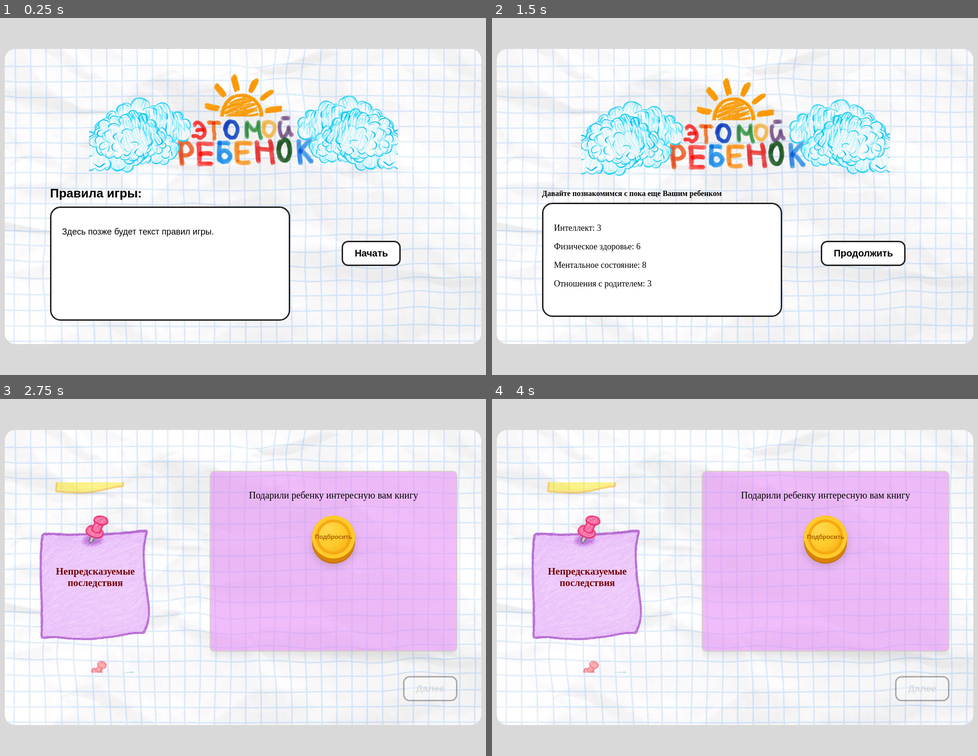
Above: before the commit, frames 1-4 (two rows, left to right).
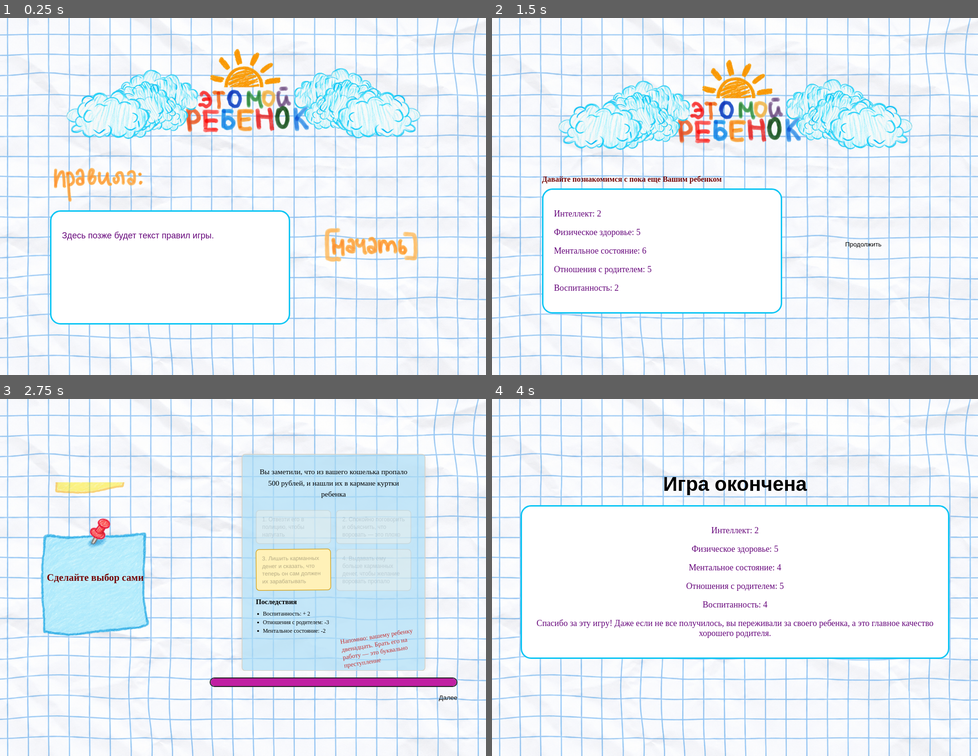
Above: after the commit, the same moments.

Repository: petmila/game_this_is_our_child
Game: browser game, page index.html
The game is run twice, just before and just after one commit, with the same random seed, the same clock (stepped at 60 frames per second) and the same inputs.
Inputs (mouse positions are in pixels of both pictures, inside the frame that each line leads up to; where the layout moved, square brackets give the same spot in the first picture):
- Up to frame 1 (0.25 s): no input
- Up to frame 2 (1.5 s): click (861, 242) [861, 253] at 1.27 s
- Up to frame 3 (2.75 s): click "Продолжить" at 1.87 s; click "Далее" at 2.02 s; click (281, 598) at 2.47 s, where only the run after the commit has a clickable "3. Лишить карманных денег и с…"
- Up to frame 4 (4 s): click (939, 698) at 3.07 s, where only the run after the commit has a clickable "Далее"

The runs differ from the first frame. In frame 1, 44% of the frame differs, in the area x 0-100%, y 0-100%; in frame 2, 43%; in frame 3, 66%; in frame 4, 63%.

Commit message:
new layout: images as buttons, progress-bar

Diff:
--- a/css/styles_mobile.css
+++ b/css/styles_mobile.css
@@ -34,10 +34,12 @@
   --background-page: #d9d9d9;
   --background-game: #f5f5f5;
 
-  --color-influence: #f9f26f;
+  --color-influence: #f9f26fb0;
   --color-situation: #acddf6ad;
   --color-choice: #e68ef794;
-  --color-change-stat: #92df9e;
+  --color-change-stat: #92df9ea8;
+
+  --color-progress:#c01fa2;
 
   --transition-speed: 0.6s;
 }
@@ -65,19 +67,27 @@
   display: flex;
   align-items: center;
   justify-content: center;
-  background: var(--background-page);
+  /* background: var(--background-page); */
+
+  background-image: url("../images/bg.PNG");
+  background-size: cover;
+  background-position: center;
+  background-repeat: no-repeat;
 }
 
 #app {
   width: min(var(--game-width), 95vw);
   height: min(var(--game-height), 92vh);
   /* background: var(--background-game); */
-  background-image: url("../images/bg.png");
-  background-size: cover;
+  background: transparent;
+  /* background-size: cover;
   background-position: center;
   background-repeat: no-repeat;
   overflow: hidden;
-  border-radius: var(--border-radius);
+  border-radius: var(--border-radius); */
+
+  overflow: hidden;
+  border-radius: 0;
 }
 
 .screen {
@@ -103,7 +113,7 @@
   flex-direction: column;
   align-items: center;
   justify-content: center;
-  padding: var(--panel-padding);
+  padding: 0 var(--panel-padding) var(--panel-padding) var(--panel-padding);
 }
 
 .start-screen__main,
@@ -133,7 +143,7 @@
 
 .game-title-image {
   display: block;
-  width: min(650px, 90%);
+  width: min(750px, 90%);
   height: auto;
   margin: 0 auto 25px;
 }
@@ -151,26 +161,33 @@
   }
 }
 
-.rules-block h2 {
+/* .rules-block h2 {
   margin: 0 0 12px;
   font-family: "Rampart One", sans-serif;
   font-size: var(--subtitle-font-size);
+} */
+
+.rules-block img {
+  margin: 0 0 12px;
+  width: 200px;
 }
 
 .stats-block h2 {
   margin: 0 0 10px;
   font-family: "Playpen Sans", cursive;
   font-size: var(--subtitle-font-size)-2;
+  color: rgb(115, 5, 5);
 }
 
 .rules-box,
 .stats-box {
   min-height: 240px;
   padding: 22px;
-  border: 3px solid #222;
+  border: 3px solid #0bc5f4;
   border-radius: var(--border-radius);
   background: white;
   font-size: 18px;
+  color: #66067b;
 }
 
 .stats-box {
@@ -192,36 +209,42 @@
 ========================= */
 
 .main-button {
-  padding:
+  /* padding:
     var(--button-padding-y)
-    var(--button-padding-x);
-  border: 3px solid #222;
-  border-radius: 14px;
-  background: white;
-  font-size: var(--button-font-size);
+    var(--button-padding-x); */
+  /* border: 3px solid #222; */
+  /* border-radius: 14px; */
+  /* background: white; */
+  border: none;
+  background: transparent;
+  padding: 0;
+  cursor: pointer;
+  transition: transform 0.2s ease;
+  /* font-size: var(--button-font-size);
   font-weight: bold;
   font-family: "Rampart One", sans-serif;
   cursor: pointer;
   transition:
     transform 0.2s ease,
-    background-color 0.2s ease;
+    background-color 0.2s ease; */
+}
+.main-button img{
+    display: block;
+    width: 200px;
+    /* height: auto; */
 }
 
 .main-button:hover {
-  transform: scale(1.04);
-  font-family: "Rampart One", sans-serif;
-  background: #eeeeee;
+  transform: scale(1.10);
 }
 
 .main-button:active {
-  font-family: "Rampart One", sans-serif;
   transform: scale(0.98);
 }
 
 .main-button:disabled {
   opacity: 0.35;
   cursor: not-allowed;
-  font-family: "Rampart One", sans-serif;
   transform: none;
 }
 
@@ -365,6 +388,27 @@
   text-align: center;
   transform-origin: center center;
   font-family: "Playpen Sans", cursive;
+}
+
+.game-progress {
+  width: 100%;
+  height: 20px;
+  margin-top: 14px;
+  background: rgba(255, 255, 255, 0.65);
+  border: 2px solid #222;
+  border-radius: 999px;
+  overflow: hidden;
+  flex-shrink: 0;
+}
+
+
+.game-progress__fill {
+  width: 0%;
+  height: 100%;
+  background: var(--color-progress);
+  border-radius: inherit;
+  transition:
+    width var(--transition-speed) ease;
 }
 
 .current-type {
@@ -538,59 +582,31 @@
   opacity: 1;
 }
 
-.influence-effects,
-.choice-result,
-.situation-result,
-.change-stat-result {
+
+.influence-effects h3,
+.situation-result h3,
+.choice-result h3 {
+  font-size: 20px;
+  margin: 0 0 10px;
   text-align: left;
-}
-
-.influence-effects h3,
-.choice-result h3,
-.situation-result h3 {
-  margin: 0 0 10px;
-}
-
-.influence-effects h3,
-.situation-result h3 {
-  font-size: 20px;
-}
-
-.choice-result h3 {
-  font-size: 22px;
 }
 
 .influence-effects ul,
 .choice-result ul,
-.situation-result ul {
+.situation-result ul,
+.change-stat-result {
   margin: 0;
-  padding-left: 22px;
+  padding-left: 20px;
   line-height: 1.5;
-}
-
-.influence-effects ul,
-.choice-result ul {
-  font-size: 18px;
-}
-
-.situation-result ul {
-  font-size: 17px;
-}
-
+  text-align: left;
+}
+
+.situation-result,
+.change-stat-result,
 .choice-result {
   margin-top: 20px;
-}
-
-.situation-result,
-.change-stat-result {
-  margin-top: 24px;
-}
-
-.change-stat-result {
-  font-size: 17px;
-  line-height: 1.5;
-}
-
+  text-align: left;
+}
 
 /* =========================
    COMMENT FROM GUARDIANS
@@ -598,9 +614,9 @@
 
 .guardians-comment {
   position: absolute;
-  right: -10px;
-  bottom: 18px;
-  width: 220px;
+  right: 5px;
+  bottom: 20px;
+  width: 230px;
   color: #c62828;
   font-family: "Playpen Sans", cursive;
   font-size: 18px;
--- a/index.html
+++ b/index.html
@@ -10,7 +10,7 @@
   <title>Это мой ребёнок</title>
   <link rel="stylesheet" href="./css/styles_mobile.css">
 </head>
-<body>
+<body background="./images/bg.PNG">
   <main id="app">
     <section id="startScreen" class="screen">
       <div class="start-screen__content">
@@ -18,8 +18,8 @@
         <!-- <h1 class="game-title">Это мой ребёнок</h1> -->
         <div class="start-screen__main">
           <div class="rules-block">
-            <h2>Правила игры:</h2>
-
+            <!-- <h2>Правила игры:</h2> -->
+            <img src="./images/rules_button.PNG" alt="Правила игры:">
             <div class="rules-box">
               <p>
                 Здесь позже будет текст правил игры.
@@ -28,7 +28,9 @@
           </div>
 
           <div class="start-screen__actions">
-            <button id="startButton" class="main-button">Начать</button>
+            <button id="startButton" class="main-button">
+              <img src="./images/start_button.PNG" alt="Начать">
+            </button>
           </div>
         </div>
       </div>
@@ -45,6 +47,7 @@
               <p>Физическое здоровье: <span id="statPhysical"></span></p>
               <p>Ментальное состояние: <span id="statMental"></span></p>
               <p>Отношения с родителем: <span id="statRelationship"></span></p>
+              <p>Воспитанность: <span id="statBehavior"></span></p>
             </div>
           </div>
 
@@ -68,7 +71,9 @@
         <section class="content-panel">
           <div class="content-viewport">
             <div id="contentArea" class="content-area"></div>
-
+          </div>
+          <div class="game-progress">
+            <div id="progressFill" class="game-progress__fill"></div>
           </div>
           <button id="nextButton" class="main-button next-button">Далее</button>
         </section>
@@ -85,8 +90,10 @@
               <p>Физическое здоровье: <span id="statPhysicalFinal"></span></p>
               <p>Ментальное состояние: <span id="statMentalFinal"></span></p>
               <p>Отношения с родителем: <span id="statRelationshipFinal"></span></p>
+              <p>Воспитанность: <span id="statBehaviorFinal"></span></p>
+              <p>Спасибо за эту игру! Даже если не все получилось, вы переживали за своего ребенка, а это главное качество хорошего родителя.</p>
           </div>
-        </div>
+          </div>
       </div>
     </section>
   </main>
--- a/js/game.js
+++ b/js/game.js
@@ -64,57 +64,51 @@
    GAME DATA
 ========================= */
 
-// const blocks = [
-//   "influence",
-//   "situation",
-//   "choice",
-//   "change_stat",
-//   "influence",
-//   "choice",
-//   "situation",
-//   "change_stat"
-// ];
-
 const blocks = [
   "influence",
-  "choice",
-  "situation",
-  "influence",
-  "change_stat",
-  "choice",
-  "situation",
-  "change_stat",
-  "influence",
-  "situation",
-  "choice",
-  "change_stat",
-  "influence",
-  "situation",
-  "change_stat",
-  "situation",
-  "choice",
-  "influence",
-  "situation",
-  "influence",
-  "change_stat",
-  "choice",
-  "situation",
-  "choice",
-  "change_stat",
-  "influence",
-  "situation",
-  "choice",
-  "influence",
-  "change_stat",
-  "situation",
-  "choice",
-  "influence",
-  "choice",
-  "change_stat",
-  "situation",
-  "influence",
-  "choice"
+  "situation"
 ];
+
+// const blocks = [
+//   "influence",
+//   "choice",
+//   "situation",
+//   "influence",
+//   "change_stat",
+//   "choice",
+//   "situation",
+//   "change_stat",
+//   "influence",
+//   "situation",
+//   "choice",
+//   "change_stat",
+//   "influence",
+//   "situation",
+//   "change_stat",
+//   "situation",
+//   "choice",
+//   "influence",
+//   "situation",
+//   "influence",
+//   "change_stat",
+//   "choice",
+//   "situation",
+//   "choice",
+//   "change_stat",
+//   "influence",
+//   "situation",
+//   "choice",
+//   "influence",
+//   "change_stat",
+//   "situation",
+//   "choice",
+//   "influence",
+//   "choice",
+//   "change_stat",
+//   "situation",
+//   "influence",
+//   "choice"
+// ];
 
 const blockTypes = {
   "influence": "Влияние среды",
@@ -122,11 +116,20 @@
   "choice": "Непредсказуемые последствия",
   "change_stat": "Займитесь своим ребенком"
 }
+const statNamesDict = {
+  "И": "Интеллект",
+  "ФЗ": "Физическое здоровье",
+  "МС": "Ментальное состояние",
+  "ОР": "Отношения с родителем",
+  "В": "Воспитанность"
+}
+
 let stats = {
   "И": 0,
   "ФЗ": 0,
   "МС": 0,
-  "ОР": 0
+  "ОР": 0,
+  "В": 0
 }
 
 let currentIndex = 0;
@@ -169,7 +172,7 @@
   const totalPoints = 20;
 
   const statNames = [
-    "И", "ФЗ", "МС", "ОР"
+    "И", "ФЗ", "МС", "ОР", "В"
   ];
   statNames.forEach(stat => {
     stats[stat] = minStat;
@@ -193,6 +196,7 @@
   document.getElementById("statPhysical").textContent = stats["ФЗ"];
   document.getElementById("statMental").textContent = stats["МС"];
   document.getElementById("statRelationship").textContent = stats["ОР"];
+  document.getElementById("statBehavior").textContent = stats["В"];
 }
 
 function pickStats() {
@@ -236,6 +240,7 @@
 function updateGame() {
   updateBlockClasses();
   moveSliderToCurrent();
+  updateProgressBar();
   updateContentPanel();
 }
 
@@ -243,6 +248,19 @@
 /* =========================
    UPDATE BLOCK STATES
 ========================= */
+function updateProgressBar() {
+  const progressFill =
+    document.getElementById("progressFill");
+  if (!progressFill) {
+    return;
+  }
+  const progress =
+    blocks.length <= 1
+      ? 100
+      : (currentIndex / (blocks.length - 1)) * 100;
+
+  progressFill.style.width = `${progress}%`;
+}
 
 function updateBlockClasses() {
 
@@ -523,6 +541,10 @@
       case "ОСР":
         stats["ОР"] += effect.value;
         break;
+
+      case "В":
+        stats["В"] += effect.value;
+        break;
     }
 
   });
@@ -532,7 +554,7 @@
   return effects
     .map(effect => `
       <li>
-        ${effect.stat}:
+        ${statNamesDict[effect.stat]}:
         ${effect.value > 0 ? "+" : ""}
         ${effect.value}
       </li>
@@ -583,6 +605,7 @@
         <button class="stat-choice-button" data-stat="ФЗ">Физическое здоровье</button>
         <button class="stat-choice-button" data-stat="МС">Ментальное состояние</button>
         <button class="stat-choice-button" data-stat="ОР">Отношения с родителями</button>
+        <button class="stat-choice-button" data-stat="В">Воспитанность</button>
       </div>
       <p id="changeStatResult" class="change-stat-result"></p>
       </div>
@@ -594,13 +617,15 @@
 
 const statMessages = {
   "И":
-    "Вы решили уделить больше внимания развитию и обучению ребёнка. +2 И",
+    "Вы решили уделить больше внимания развитию и обучению ребёнка. +2 к Интеллекту",
   "ФЗ":
-    "Вы наконец отвели ребенка на плановый осмотр в поликлинику. +2 ФЗ",
+    "Вы наконец отвели ребенка на плановый осмотр в поликлинику. +2 к Физическому здоровью",
   "МС":
-    "Вы отвели ребенка к психологу. Давно пора! +2 МС",
+    "Вы отвели ребенка к психологу. Давно пора! +2 к Ментальному состоянию",
   "ОР":
-    "Ваш ребенок явно нуждался в качественном совместном досуге. +2 к Отношениям с Вами"
+    "Ваш ребенок явно нуждался в качественном совместном досуге. +2 к Отношениям с Вами",
+  "В":
+    "Вы уделили внимание воспитанию своего ребенка. +2 к Воспитанности"
 };
 
 function setupChangeStatButtons() {
@@ -709,6 +734,7 @@
   document.getElementById("statPhysicalFinal").textContent = stats["ФЗ"];
   document.getElementById("statMentalFinal").textContent = stats["МС"];
   document.getElementById("statRelationshipFinal").textContent = stats["ОР"];
+  document.getElementById("statBehaviorFinal").textContent = stats["В"];
   showScreen("resultScreen");
 
 }
Binary file changed: images/bg.PNG
Binary file added: images/rules_button.PNG
Binary file added: images/start_button.PNG
Binary file changed: images/title.PNG
